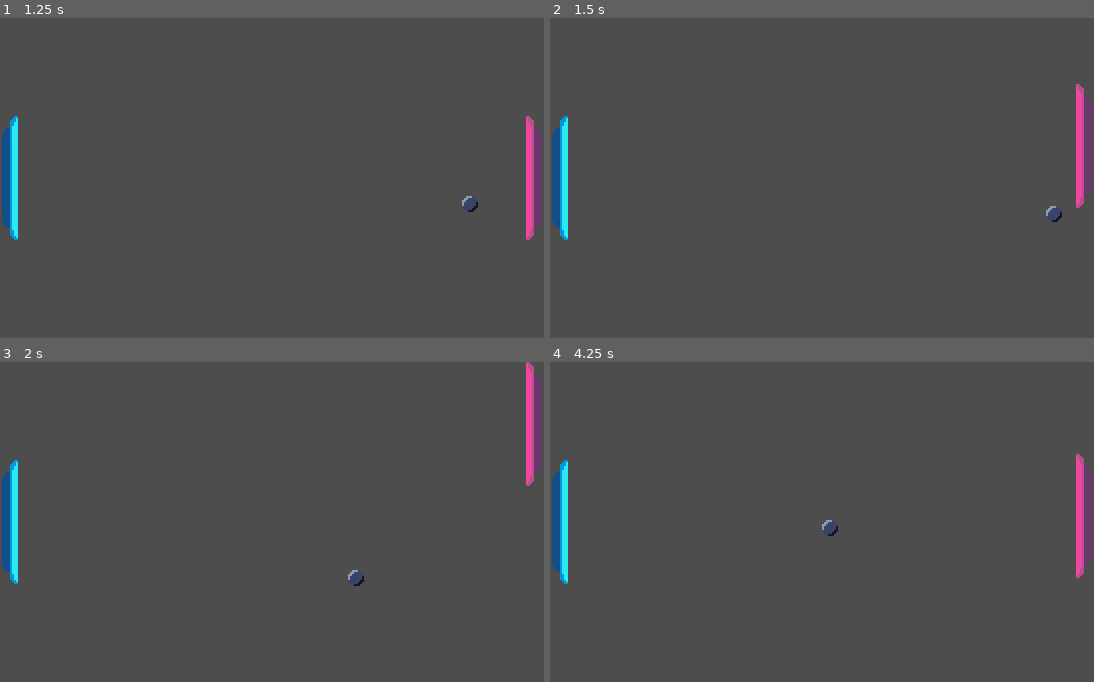
Above: before the commit, frames 1-4 (two rows, left to right).
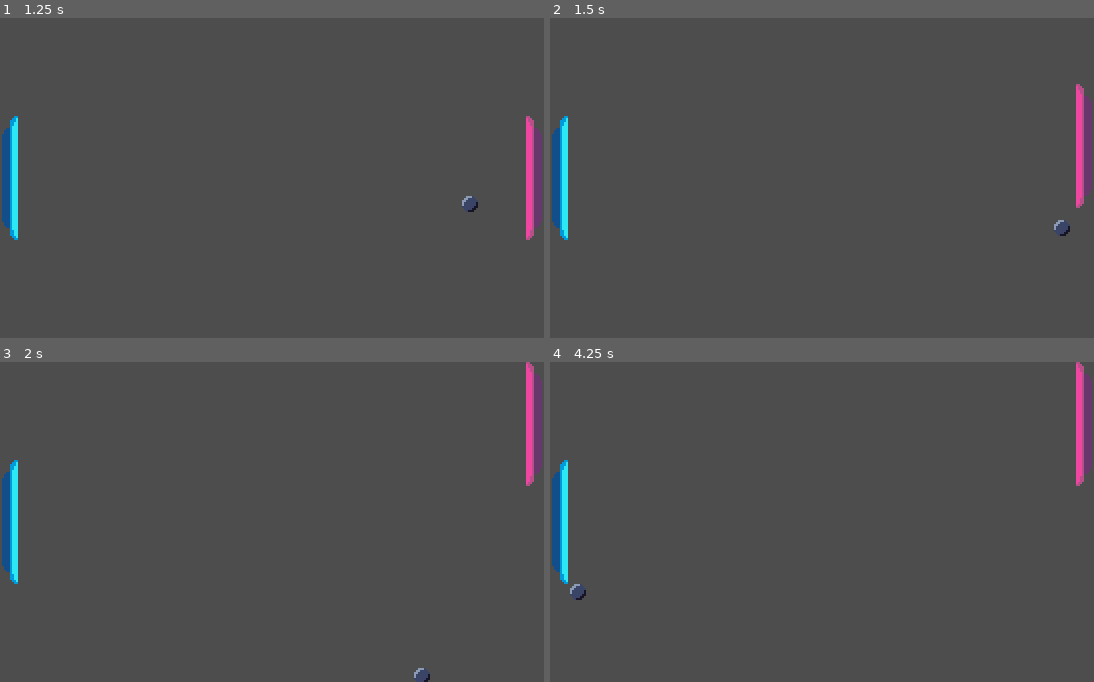
Above: after the commit, the same moments.

Repository: Alex-gb249/Ponging
Game: Godot game, scene res://scenes/menu.tscn
The game is run twice, just before and just after one commit, with the same random seed, the same clock (stepped at 60 frames per second) and the same inputs.
Inputs:
- Up to frame 1 (1.25 s): click "Start" at 0.5 s
- Up to frame 2 (1.5 s): hold Up (ui_up) from 1.28 s (still down)
- Up to frame 3 (2 s): keep holding Up (ui_up)
- Up to frame 4 (4.25 s): release Up (ui_up) at 2.03 s; hold Down (ui_down) 2.03-2.78 s; hold Up (ui_up) from 2.78 s (still down)

Frame 1 is identical in both runs. In frame 2, 0.2% of the frame differs, in the area x 91-96%, y 58-69%; in frame 3, 0.2%; in frame 4, 2.0%, in the area x 3-100%, y 0-75%.

Commit message:
Feat: Add collision based in player position

Diff:
--- a/scripts/ball.gd
+++ b/scripts/ball.gd
@@ -15,7 +15,13 @@
 		velocity.y = 0.2 * sign(velocity.y) if velocity.y != 0 else 0.2
 		velocity = velocity.normalized() * SPEED
 
-# Called every frame. 'delta' is the elapsed time since the previous frame.
+func _get_paddle_hit_offset(body: Node2D) -> float:
+	if body.has_node("Size"):
+		var shape = body.get_node("Size").shape
+		if shape is RectangleShape2D:
+			return clamp((global_position.y - body.global_position.y) / (shape.size.y * 0.5), -1.0, 1.0)
+	return 0.0
+
 func _process(delta: float) -> void:
 	global_position += velocity * delta
 
@@ -25,8 +31,11 @@
 
 func _on_body_entered(body: Node2D) -> void:
 	if body.is_in_group("Players"):
-		velocity.x = -velocity.x
-		velocity = velocity.normalized() * SPEED
+		var hit_offset = _get_paddle_hit_offset(body)
+		var max_angle = PI / 3
+		var angle = hit_offset * max_angle
+		var x_dir = -sign(velocity.x)
+		velocity = Vector2(cos(angle) * x_dir, sin(angle)).normalized() * SPEED
 
 func _on_area_entered(area: Area2D) -> void:
 	if area.is_in_group("Walls"):
